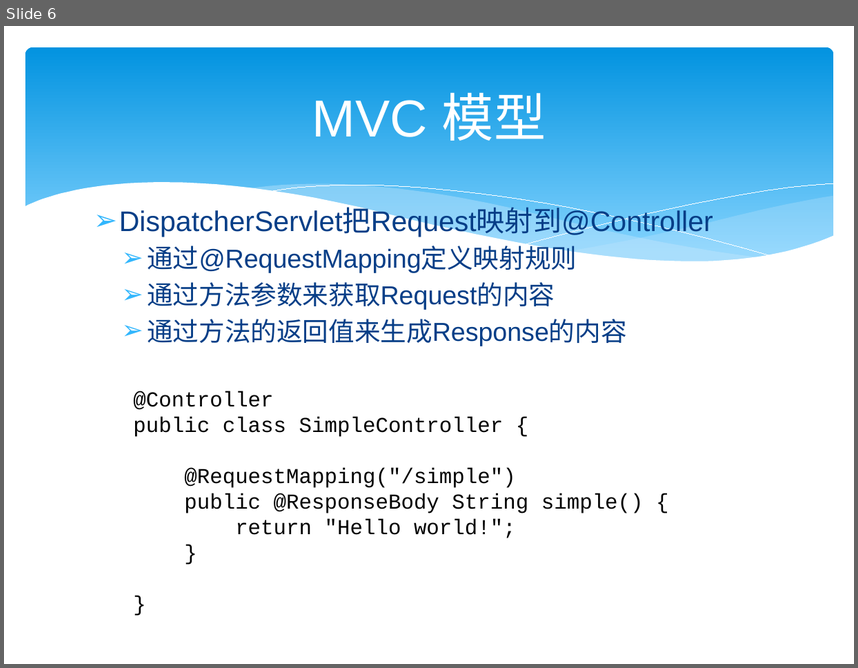
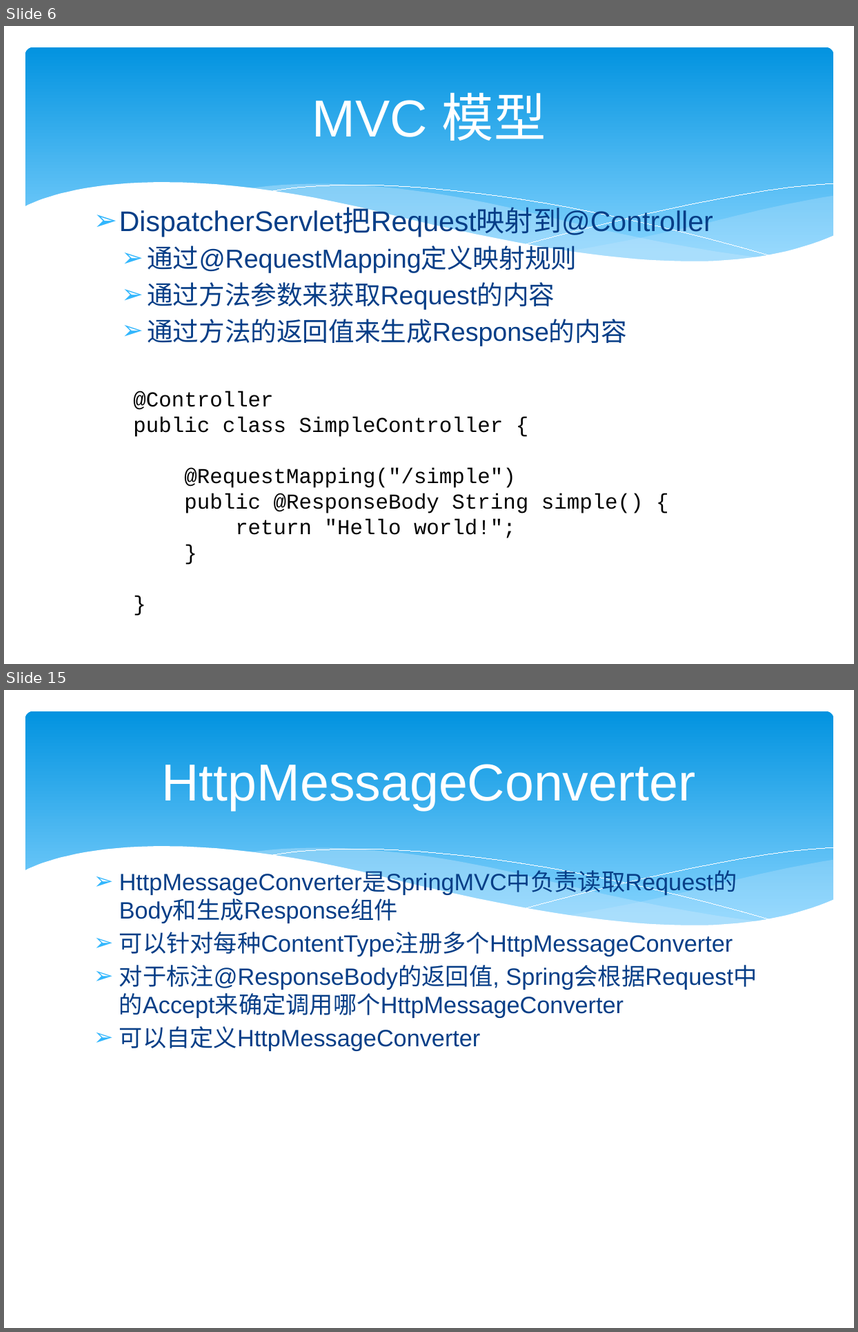
Before and after one commit to zjumty/spring-mvc-showcase, a slide deck: SpringMVC3.pptx. Shown one above the other, each under a label of ours: slide 6 before the commit, slides 6 and 15 after it; the slides between them are not shown. The pictures are 858x668 and 858x1332 pixels, drawn with LibreOffice and Linux fonts; fonts in the diff are those of the drawing. Boxes give left, top, right and bottom in pixels: in the first picture for what was removed or moved away, otherwise in the second. Text is boxed around its words. In the diff, an @@ line names an element or a change of style, - is before the commit and + after.

```diff
--- a/SpringMVC3.pptx
+++ b/SpringMVC3.pptx
@@ slide 15 added at [4,690,854,1328], background #FFFFFF; not listed: 6 template elements that a slide beside it also shows @@
@@ title added at [162,764,696,810], 44 pt, text #FFFFFF @@
+HttpMessageConverter
@@ text added at [119,931,733,1051], 20 pt, text #073E87 @@
+➢ HttpMessageConverter是SpringMVC中负责读取Request的Body和生成Response组件
+➢ 可以针对每种ContentType注册多个HttpMessageConverter
+➢ 对于标注@ResponseBody的返回值, Spring会根据Request中的Accept来确定调用哪个HttpMessageConverter
+➢ 可以自定义HttpMessageConverter
```
Also in this commit, not shown: 1 slide changed, 8 other slides added.
